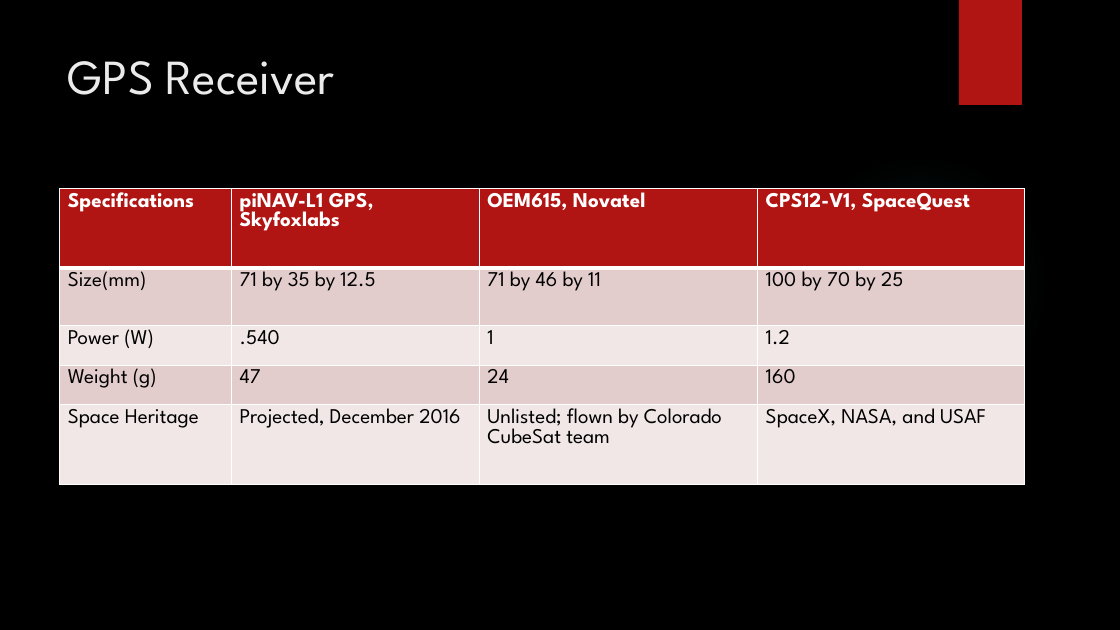
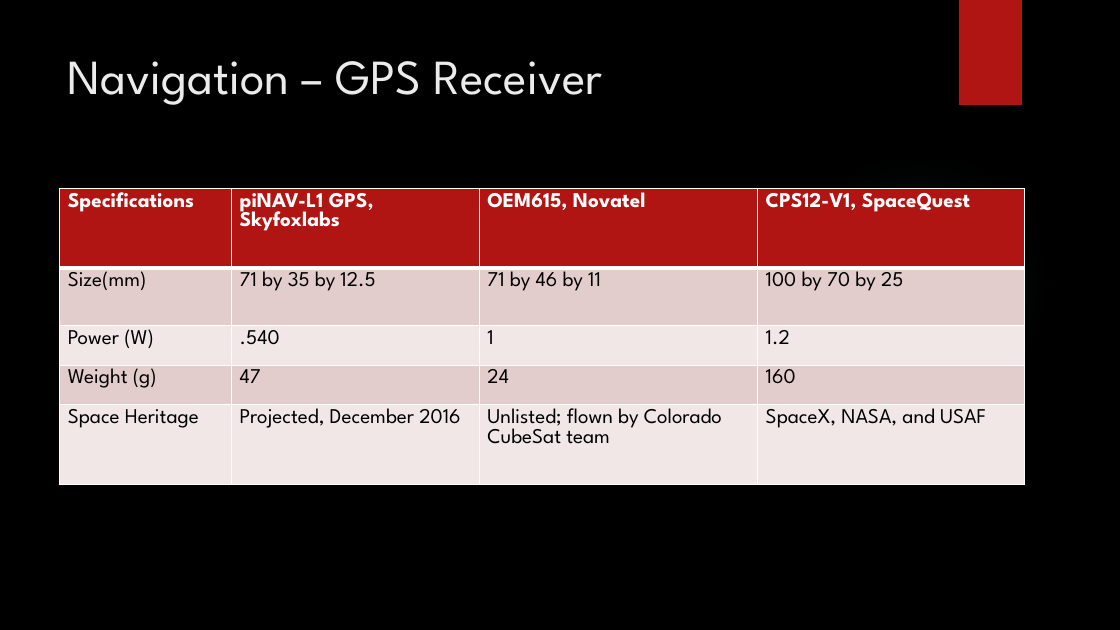
Before and after one commit to HASP-UMN/CubeSat, a slide deck: slide 10 of Presentations/PDR_Presentation.pptx (slide 8 before the commit). Drawn at 1120x630 pixels with LibreOffice and Linux fonts; fonts in the diff are those of the drawing; background and template pictures are left out. Boxes give left, top, right and bottom in pixels: in the first picture for what was removed or moved away, otherwise in the second. Text is boxed around its words. In the diff, an @@ line names an element or a change of style, - is before the commit and + after.

```diff
--- a/Presentations/PDR_Presentation.pptx
+++ b/Presentations/PDR_Presentation.pptx
@@ title at (x1=68, y1=61, x2=602, y2=105): text changed @@
-GPS Receiver
+Navigation – GPS Receiver
```
Also in this commit, not shown: 13 other slides changed, 3 slides added, 1 slide removed, 1 other file.
